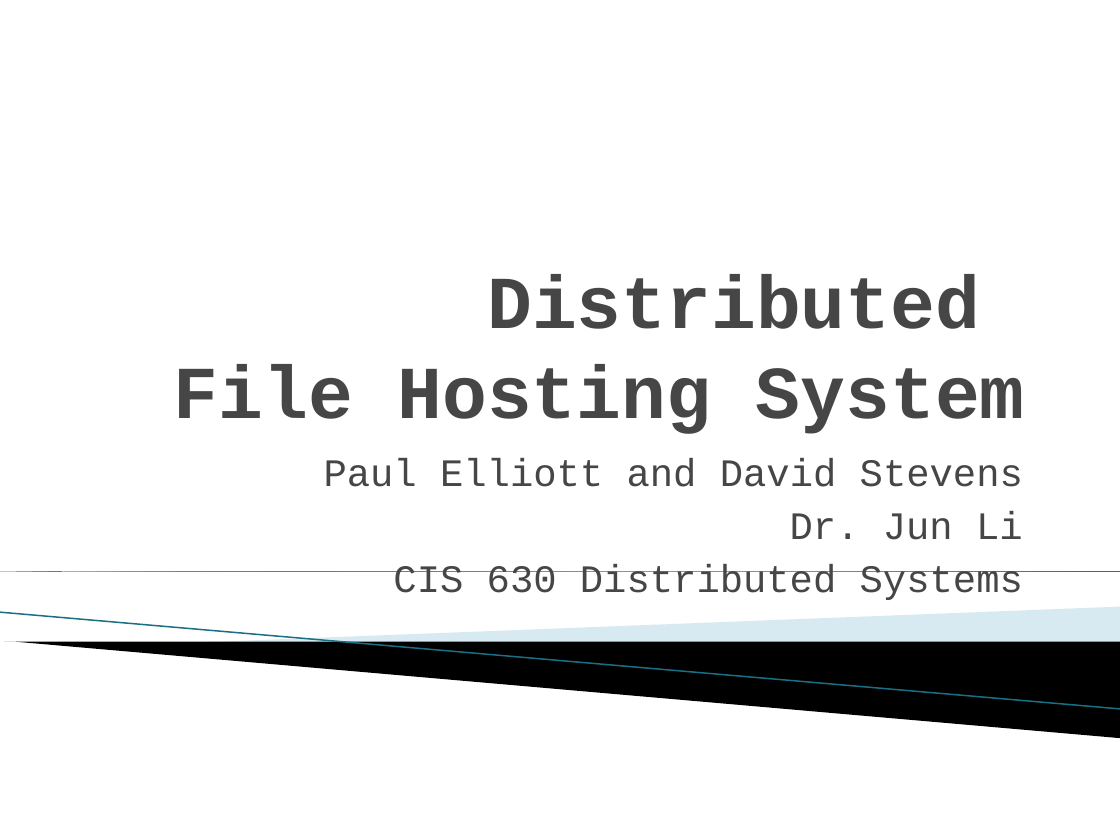
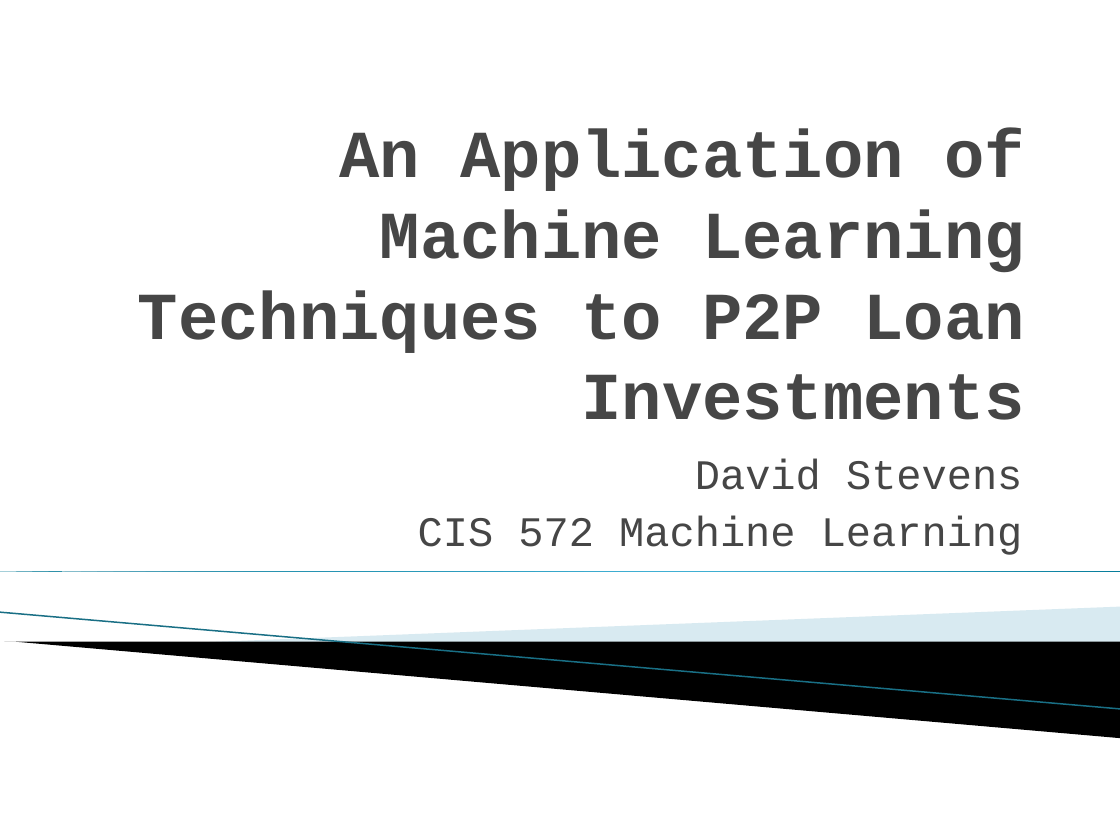
Before and after one commit to dzstevens/CIS-630, a slide deck: slide 1 of finalpresentation.pptx. Drawn at 1120x840 pixels with LibreOffice and Linux fonts; fonts in the diff are those of the drawing; background and template pictures are left out. Boxes give left, top, right and bottom in pixels: in the first picture for what was removed or moved away, otherwise in the second. Text is boxed around its words. In the diff, an @@ line names an element or a change of style, - is before the commit and + after.

```diff
--- a/finalpresentation.pptx
+++ b/finalpresentation.pptx
@@ title at (138,129,1025,420): text changed; size 48 to 43.2 pt @@
-Distributed
-File Hosting System
+An Application of Machine Learning Techniques to P2P Loan Investments
@@ subtitle at (418,459,1023,555): text changed; size 25 to 27 pt @@
-Paul Elliott and David Stevens
-Dr. Jun Li
-CIS 630 Distributed Systems
+David Stevens
+CIS 572 Machine Learning
```
Also in this commit, not shown: 18 slides added, 8 slides removed, 10 other files.
